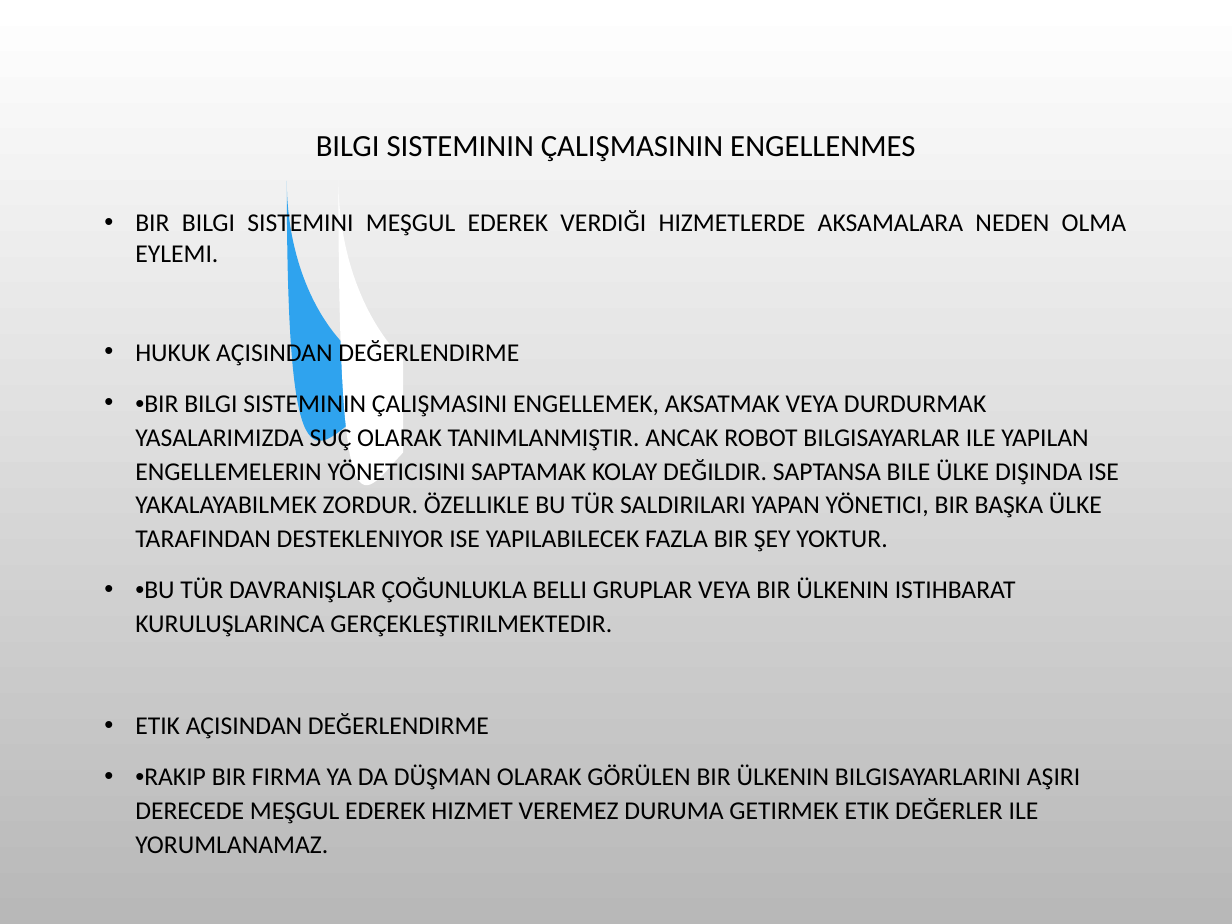
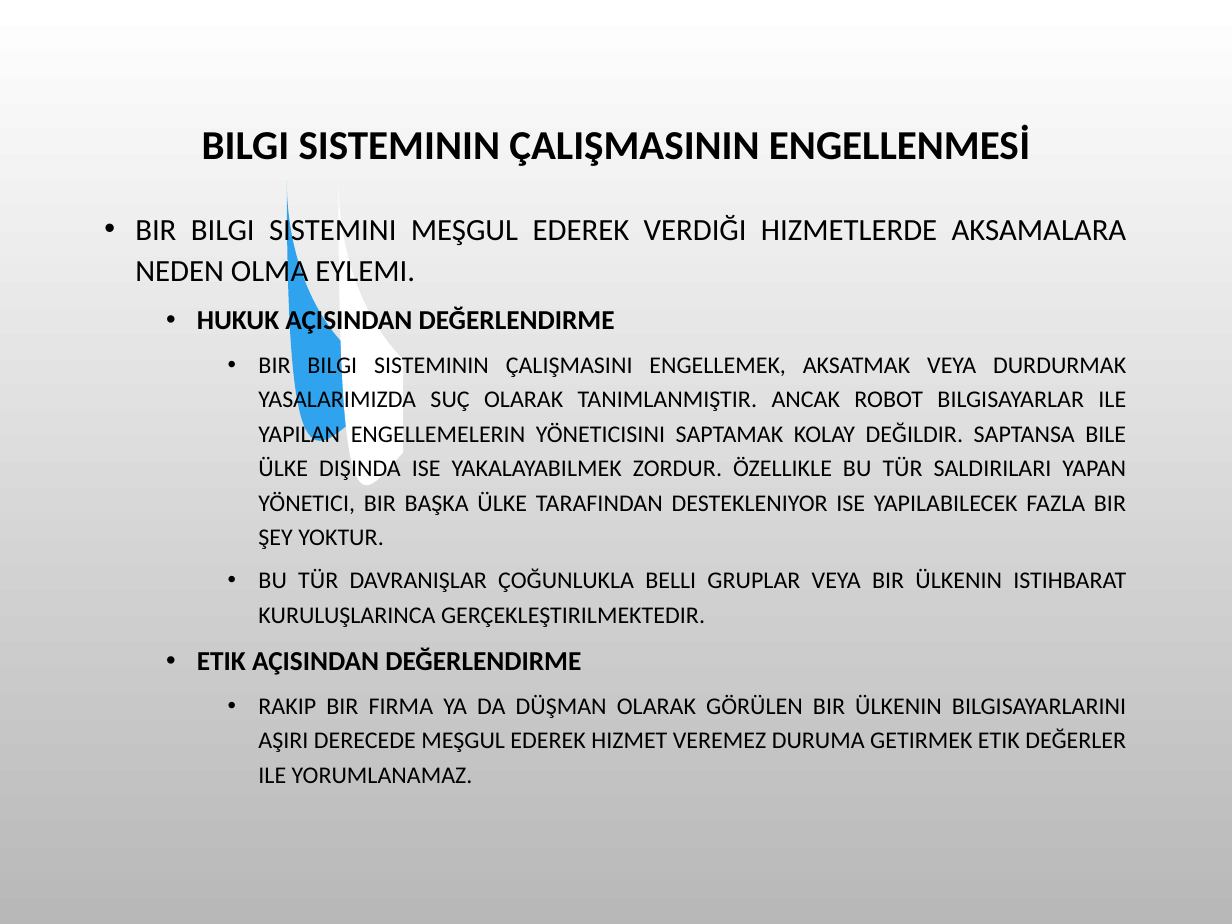
Before and after one commit to SevdanurGENC/20-21-Lecture-Notes, a slide deck: slide 14 of Bilişim Etiği ve Hukuku/3. Bolum - Meslek Etigi.ppt. Drawn at 1232x924 pixels with LibreOffice and Linux fonts; fonts in the diff are those of the drawing; background and template pictures are left out. Boxes give left, top, right and bottom in pixels: in the first picture for what was removed or moved away, otherwise in the second. Text is boxed around its words. In the diff, an @@ line names an element or a change of style, - is before the commit and + after.

```diff
--- a/Bilişim Etiği ve Hukuku/3. Bolum - Meslek Etigi.ppt
+++ b/Bilişim Etiği ve Hukuku/3. Bolum - Meslek Etigi.ppt
@@ title at (202, 126, 1030, 166): text changed; size 18 to 24 pt; bold on @@
-BILGI SISTEMININ ÇALIŞMASININ ENGELLENMES
+BILGI SISTEMININ ÇALIŞMASININ ENGELLENMESİ
@@ text at (135, 214, 1127, 675): size 15 to 18 pt in "BIR BILGI SISTEMINI MEŞGUL EDEREK VERDIĞI HIZMETLERDE ..."; size 15 to 16 pt, bold on in "HUKUK AÇISINDAN DEĞERLENDIRME", "ETIK AÇISINDAN DEĞERLENDIRME"; line spacing 1 to 1.1; alignment left to justified; list level 1 to 2 in "HUKUK AÇISINDAN DEĞERLENDIRME"; line spacing 1.1 to 1.2; list level 1 to 2 in "ETIK AÇISINDAN DEĞERLENDIRME" @@
@@ text at (258, 353, 1126, 627): text changed; size 15 to 14 pt @@
-• •BIR BILGI SISTEMININ ÇALIŞMASINI ENGELLEMEK, AKSATMAK VEYA DURDURMAK YASALARIMIZDA SUÇ OLARAK TANIMLANMIŞTIR. ANCAK ROBOT BILGISAYARLAR ILE YAPILAN ENGELLEMELERIN YÖNETICISINI SAPTAMAK KOLAY DEĞILDIR. SAPTANSA BILE ÜLKE DIŞINDA ISE YAKALAYABILMEK ZORDUR. ÖZELLIKLE BU TÜR SALDIRILARI YAPAN YÖNETICI, BIR BAŞKA ÜLKE TARAFINDAN DESTEKLENIYOR ISE YAPILABILECEK FAZLA BIR ŞEY YOKTUR.
-• •BU TÜR DAVRANIŞLAR ÇOĞUNLUKLA BELLI GRUPLAR VEYA BIR ÜLKENIN ISTIHBARAT KURULUŞLARINCA GERÇEKLEŞTIRILMEKTEDIR.
+    • BIR BILGI SISTEMININ ÇALIŞMASINI ENGELLEMEK, AKSATMAK VEYA DURDURMAK YASALARIMIZDA SUÇ OLARAK TANIMLANMIŞTIR. ANCAK ROBOT BILGISAYARLAR ILE YAPILAN ENGELLEMELERIN YÖNETICISINI SAPTAMAK KOLAY DEĞILDIR. SAPTANSA BILE ÜLKE DIŞINDA ISE YAKALAYABILMEK ZORDUR. ÖZELLIKLE BU TÜR SALDIRILARI YAPAN YÖNETICI, BIR BAŞKA ÜLKE TARAFINDAN DESTEKLENIYOR ISE YAPILABILECEK FAZLA BIR ŞEY YOKTUR.
+    • BU TÜR DAVRANIŞLAR ÇOĞUNLUKLA BELLI GRUPLAR VEYA BIR ÜLKENIN ISTIHBARAT KURULUŞLARINCA GERÇEKLEŞTIRILMEKTEDIR.
@@ text at (258, 695, 1126, 783): text changed; size 15 to 14 pt @@
-• •RAKIP BIR FIRMA YA DA DÜŞMAN OLARAK GÖRÜLEN BIR ÜLKENIN BILGISAYARLARINI AŞIRI DERECEDE MEŞGUL EDEREK HIZMET VEREMEZ DURUMA GETIRMEK ETIK DEĞERLER ILE YORUMLANAMAZ.
+    • RAKIP BIR FIRMA YA DA DÜŞMAN OLARAK GÖRÜLEN BIR ÜLKENIN BILGISAYARLARINI AŞIRI DERECEDE MEŞGUL EDEREK HIZMET VEREMEZ DURUMA GETIRMEK ETIK DEĞERLER ILE YORUMLANAMAZ.
```
Also in this commit, not shown: 18 other slides changed, 3 other files.
